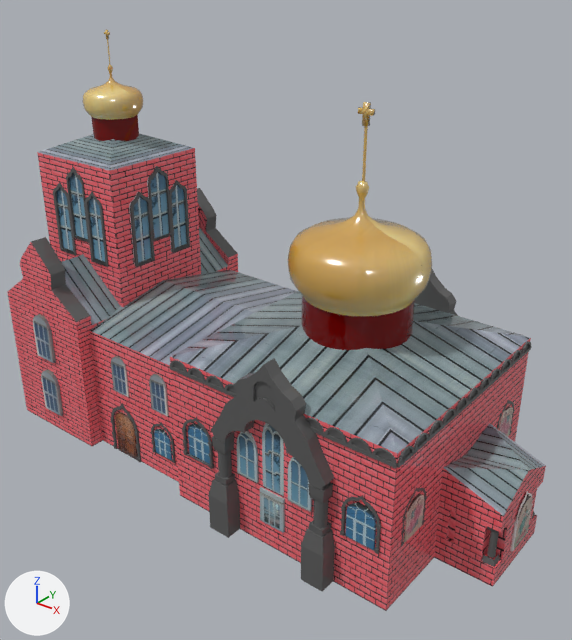
The Blender file models/prayer/prayer_gltf.blend as it was, and as the next commit left it.
Before and after are seen from a 50 mm lens placed at (10.53, -10.47, 10.14), pointed at (1.53, 0.77, 3.17). The lights are fixed; the arrows at lower left show +X, +Y and +Z.
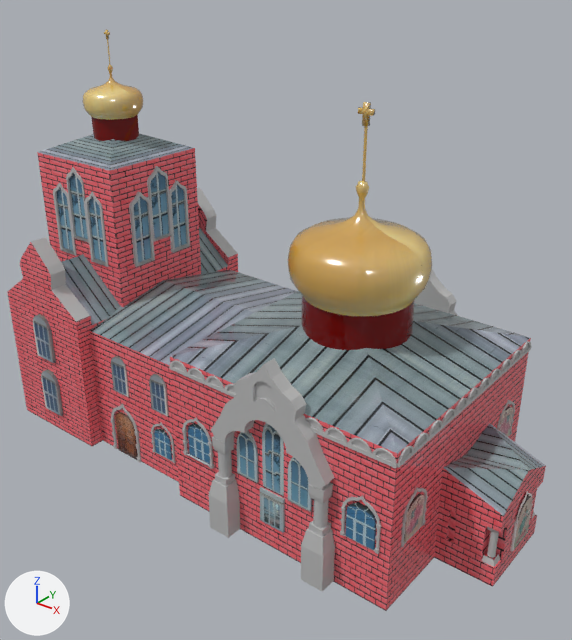
Commit message: final fixing prayer

Boxes [x1, y1, x2, y2] around the edits, measured in the pictures (572 x 640 px):
```json
{"object": "Circle.035", "change": "recoloured", "before": [29, 163, 537, 583], "after": [29, 163, 537, 583]}
{"object": "Plane.001", "change": "recoloured", "before": [209, 358, 335, 592], "after": [209, 358, 335, 592]}
{"object": "Circle.000", "change": "recoloured", "before": [53, 167, 109, 267], "after": [53, 167, 109, 267]}
{"object": "Plane.000", "change": "recoloured", "before": [415, 269, 459, 407], "after": [415, 269, 459, 407]}
{"object": "Cube.001", "change": "recoloured", "before": [169, 366, 398, 468], "after": [169, 366, 398, 468]}
{"object": "Cube.003", "change": "recoloured", "before": [397, 347, 531, 468], "after": [397, 347, 531, 468]}
{"object": "Circle.010", "change": "recoloured", "before": [340, 495, 382, 554], "after": [340, 495, 382, 554]}
{"object": "Cube.004", "change": "recoloured", "before": [481, 527, 500, 567], "after": [481, 527, 500, 567]}
{"object": "Circle.009", "change": "recoloured", "before": [182, 417, 214, 469], "after": [182, 417, 214, 469]}
{"object": "Circle.063", "change": "recoloured", "before": [110, 403, 141, 462], "after": [110, 403, 141, 462]}
{"object": "Circle.022", "change": "recoloured, moved", "before": [401, 487, 427, 547], "after": [401, 487, 428, 547]}
{"object": "Circle.062", "change": "recoloured", "before": [151, 422, 176, 463], "after": [151, 422, 176, 463]}
{"object": "Circle.008", "change": "recoloured", "before": [372, 448, 397, 464], "after": [372, 448, 397, 464]}
{"object": "Circle.007", "change": "recoloured", "before": [348, 437, 372, 454], "after": [348, 437, 372, 454]}
{"object": "Circle.006", "change": "recoloured", "before": [324, 427, 347, 443], "after": [324, 427, 347, 443]}
{"object": "Circle.023", "change": "recoloured", "before": [497, 400, 515, 436], "after": [497, 400, 515, 436]}
{"object": "Circle.005", "change": "recoloured", "before": [305, 417, 324, 433], "after": [305, 417, 324, 433]}
{"object": "Circle.003", "change": "recoloured", "before": [205, 376, 224, 389], "after": [205, 376, 224, 389]}
{"object": "Circle.002", "change": "recoloured", "before": [187, 368, 206, 381], "after": [187, 368, 206, 381]}
{"object": "Circle.011", "change": "recoloured", "before": [398, 445, 414, 464], "after": [398, 445, 414, 464]}
{"object": "Circle.001", "change": "recoloured", "before": [170, 360, 187, 373], "after": [170, 360, 187, 373]}
{"object": "Circle.012", "change": "recoloured", "before": [414, 432, 429, 450], "after": [414, 432, 429, 450]}
{"object": "Circle.013", "change": "recoloured", "before": [428, 420, 443, 437], "after": [428, 420, 443, 437]}
{"object": "Circle.014", "change": "recoloured", "before": [442, 408, 456, 425], "after": [442, 408, 456, 425]}
{"object": "Circle.019", "change": "recoloured", "before": [455, 397, 468, 413], "after": [455, 397, 468, 413]}
{"object": "Circle.020", "change": "recoloured", "before": [467, 387, 480, 402], "after": [467, 387, 480, 402]}
{"object": "Circle.004", "change": "recoloured", "before": [224, 384, 236, 393], "after": [224, 384, 236, 393]}
{"object": "Circle.021", "change": "recoloured", "before": [479, 378, 490, 393], "after": [479, 378, 490, 393]}
{"object": "Circle.015", "change": "recoloured", "before": [490, 368, 501, 383], "after": [490, 368, 501, 383]}
{"object": "Circle.016", "change": "recoloured", "before": [501, 359, 512, 373], "after": [501, 359, 512, 373]}
{"object": "Circle.017", "change": "recoloured", "before": [511, 350, 522, 363], "after": [511, 350, 522, 363]}
{"object": "Circle.018", "change": "recoloured", "before": [521, 341, 531, 354], "after": [521, 341, 531, 354]}
{"object": "Circle.038", "change": "recoloured", "before": [147, 177, 176, 198], "after": [147, 177, 176, 198]}
{"object": "Cube.005", "change": "recoloured", "before": [532, 511, 535, 519], "after": [532, 511, 535, 519]}
```

Scene script edits in JSON lines:
```json
{"block": "mat_white", "where": "n1 = _N.new('ShaderNodeGroup'); n1.name = 'Group'"}
{"op": "add", "block": "mat_white", "code": "n1.inputs[0].default_value = (0.506, 0.506, 0.506, 1.0)  # 'BaseColor', grey #bdbdbd"}
{"op": "remove", "block": "mat_white", "code": "n2 = _N.new('ShaderNodeRGB'); n2.name = 'RGB'"}
{"op": "remove", "block": "mat_white", "code": "n2.outputs[0].default_value = (0.113, 0.113, 0.113, 1.0)  # 'Color', dark grey #5e5e5e"}
{"op": "remove", "block": "mat_white", "code": "_L.new(n2.outputs[0], n1.inputs[0])  # 'Color' to 'BaseColor'"}
{"op": "set", "path": "ob_circle_022.location", "old": "(5.59, -0.89, 1.52)", "new": "(5.61, -0.89, 1.52)"}
```
